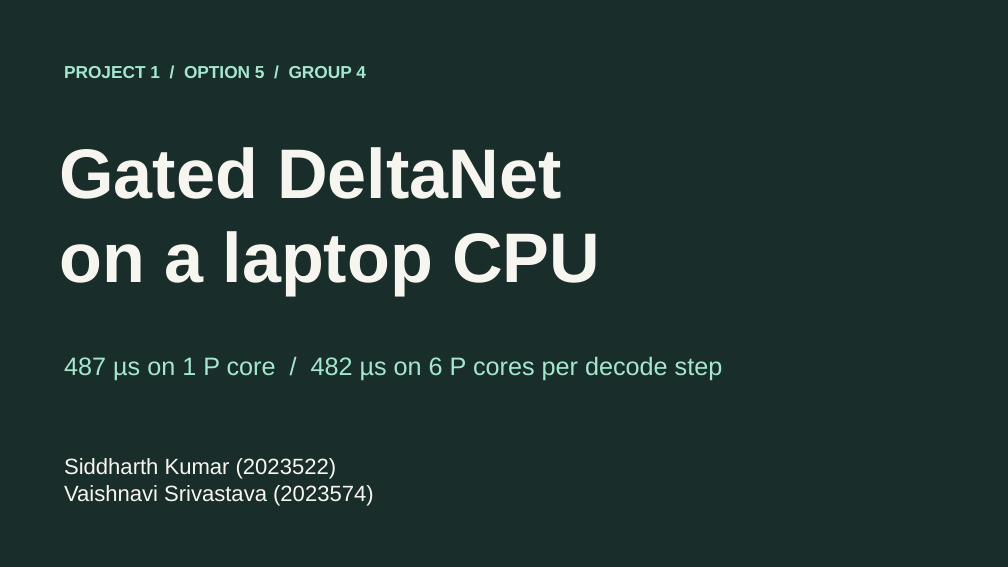
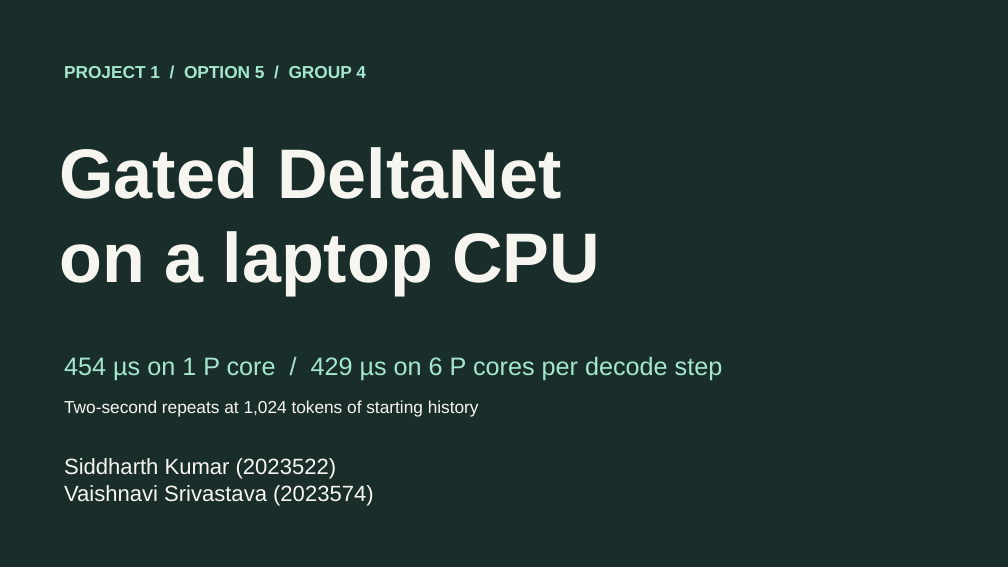
Before and after one commit to secureswim/cpu-inference-gdn, a slide deck: slide 1 of output/Project_1_Presentation.pptx. Drawn at 1008x567 pixels with LibreOffice and Linux fonts; fonts in the diff are those of the drawing. Boxes give left, top, right and bottom in pixels: in the first picture for what was removed or moved away, otherwise in the second. Text is boxed around its words. In the diff, an @@ line names an element or a change of style, - is before the commit and + after.

```diff
--- a/output/Project_1_Presentation.pptx
+++ b/output/Project_1_Presentation.pptx
@@ text at box(64, 356, 723, 381): text changed @@
-487 µs on 1 P core / 482 µs on 6 P cores per decode step
+454 µs on 1 P core / 429 µs on 6 P cores per decode step
@@ text added at box(64, 400, 479, 417), 16.5 pt, text #F7F5EF @@
+Two-second repeats at 1,024 tokens of starting history
```
Also in this commit, not shown: 4 other slides changed, 9 other files.
